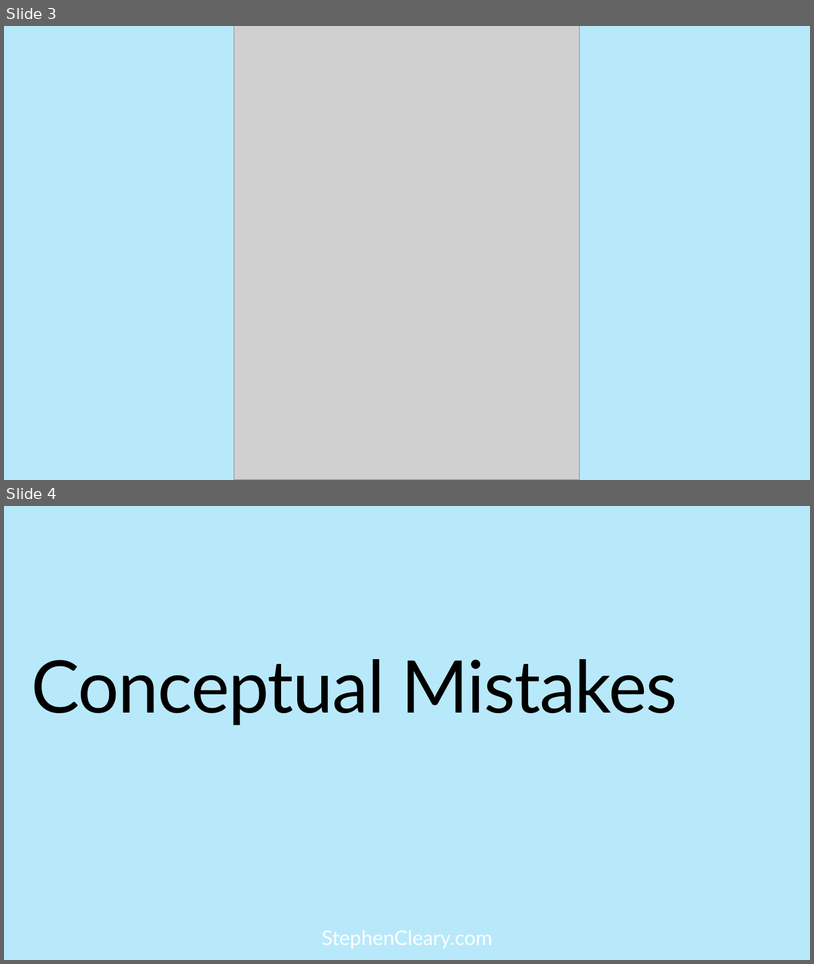
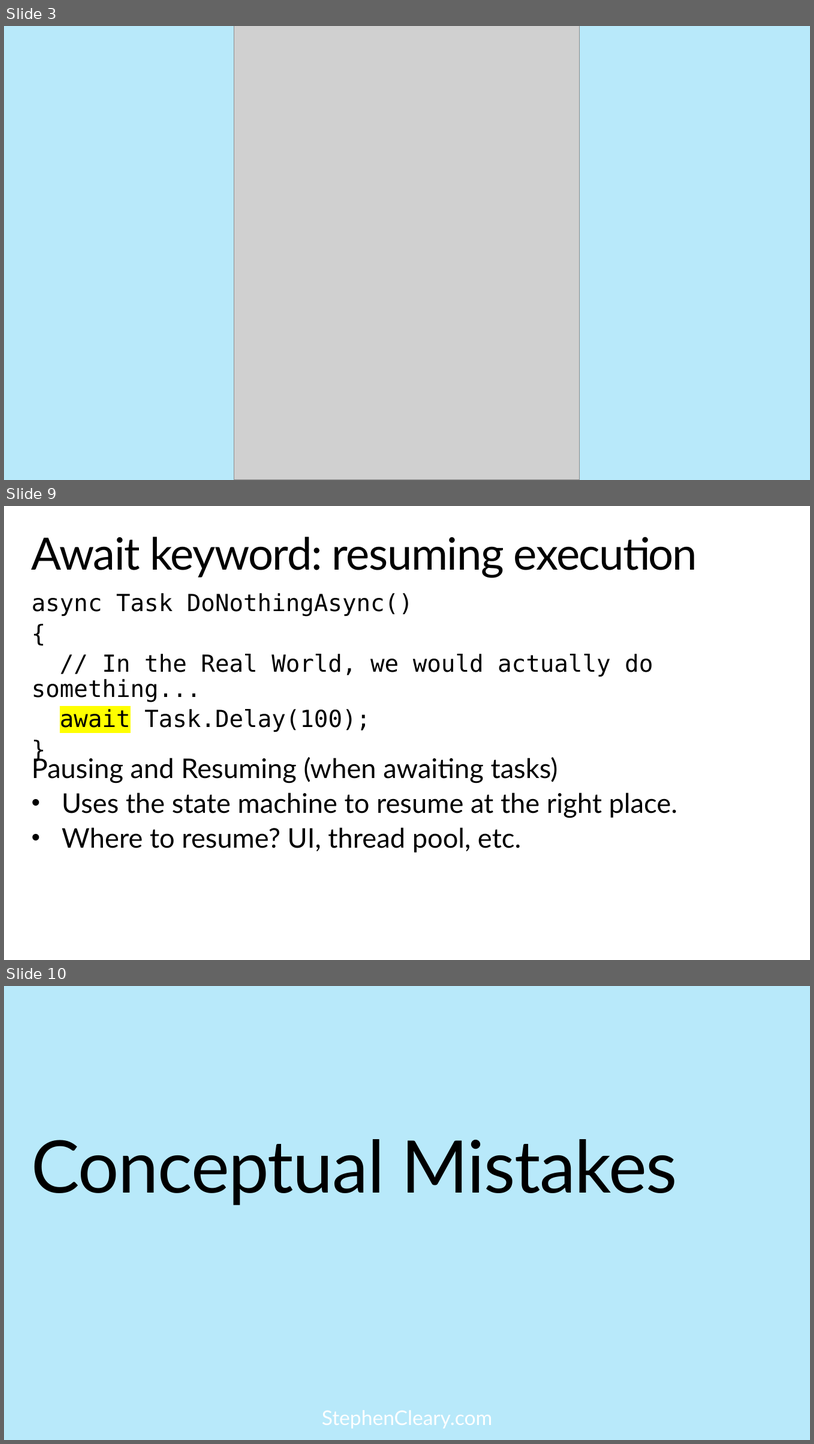
Before and after one commit to StephenCleary/Presentations, a slide deck: Async Pitfalls/Async Pitfalls.pptx. Shown one above the other, each under a label of ours: slides 3 and 4 before the commit, slides 3, 9 and 10 after it; the slides between them are not shown. The pictures are 814x964 and 814x1444 pixels, drawn with LibreOffice and Linux fonts; fonts in the diff are those of the drawing; grey boxes stand for pictures; background and template pictures are left out. Boxes give left, top, right and bottom in pixels: in the first picture for what was removed or moved away, otherwise in the second. Text is boxed around its words. In the diff, an @@ line names an element or a change of style, - is before the commit and + after.

```diff
--- a/Async Pitfalls/Async Pitfalls.pptx
+++ b/Async Pitfalls/Async Pitfalls.pptx
@@ slide 9 added at <box>4,506,810,960</box>, background picture (left out); not listed: 1 template element that a slide beside it also shows @@
@@ title added at <box>32,537,698,578</box>, 52.9 pt, text #000000 @@
+Await keyword: resuming execution
@@ text added at <box>32,593,653,732</box>, 28 pt, text #000000 @@
+async Task DoNothingAsync()
+{
+// In the Real World, we would actually do something...
+await Task.Delay(100);
+}
@@ text added at <box>32,754,678,852</box>, 32.4 pt, text #000000 @@
+Pausing and Resuming (when awaiting tasks)
+• Uses the state machine to resume at the right place.
+• Where to resume? UI, thread pool, etc.
@@ what was slide 4 is now slide 10 @@
```
Also in this commit, not shown: 6 slides changed, 7 other slides added, 3 slides removed, 1 other file.
